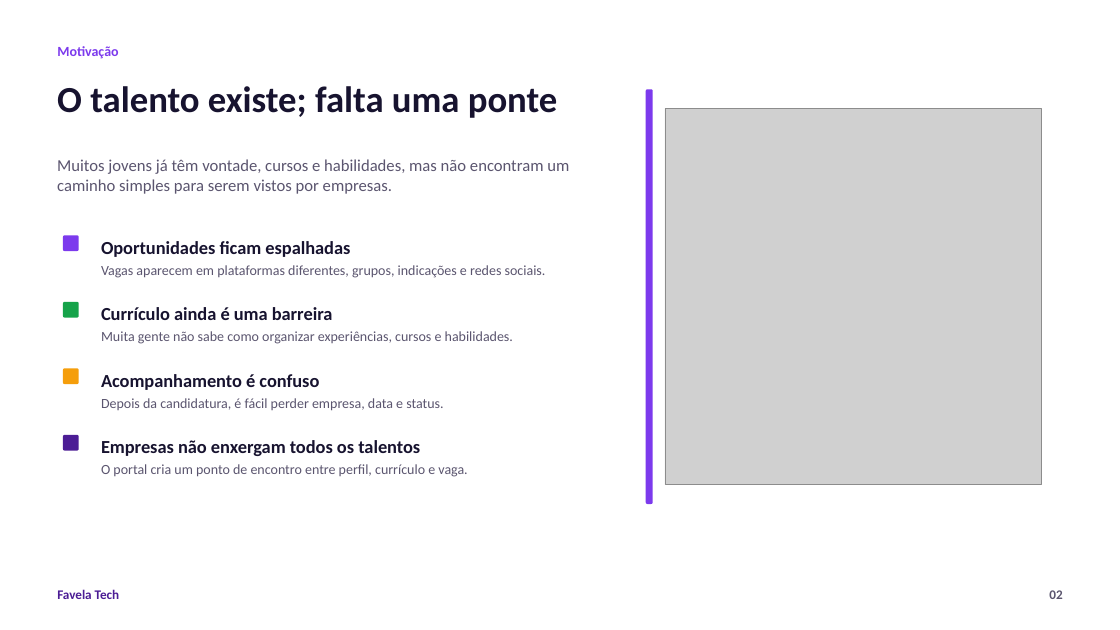
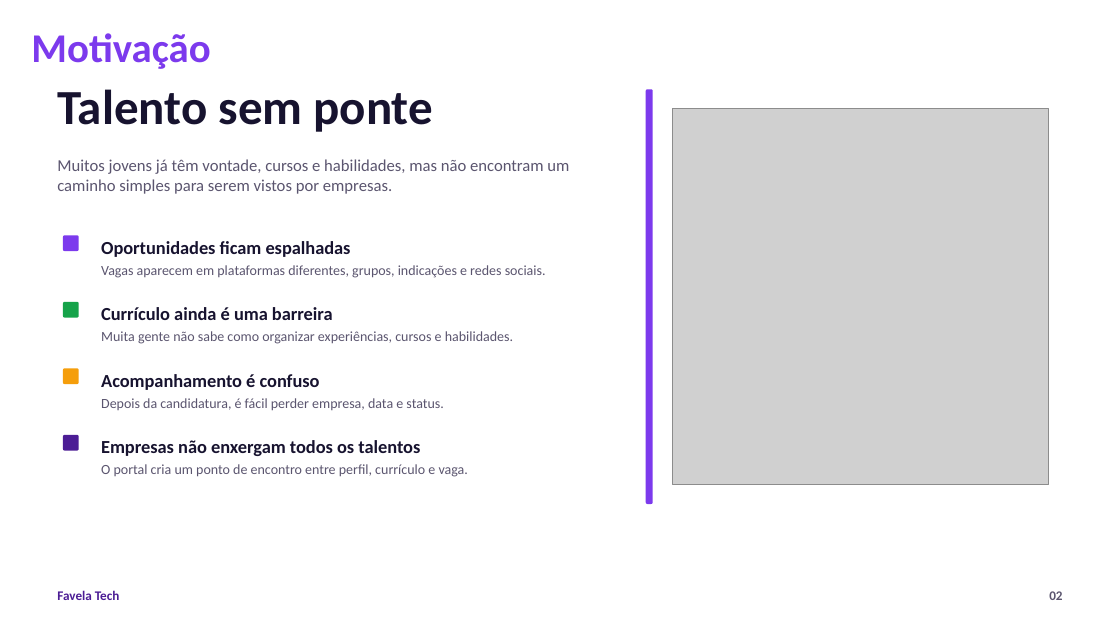
Before and after one commit to victor-hugor-log/Projeto-Final, a slide deck: slide 2 of pitch/favela-tech-apresentacao.pptx. Drawn at 1120x630 pixels with LibreOffice and Linux fonts; fonts in the diff are those of the drawing; grey boxes stand for pictures. Boxes give left, top, right and bottom in pixels: in the first picture for what was removed or moved away, otherwise in the second. Text is boxed around its words. In the diff, an @@ line names an element or a change of style, - is before the commit and + after.

```diff
--- a/pitch/favela-tech-apresentacao.pptx
+++ b/pitch/favela-tech-apresentacao.pptx
@@ text "Motivação": place and size @@
-text "Motivação" at <box>57,46,118,59</box>
+text "Motivação" at <box>31,33,210,69</box>
@@ text "Motivação" at <box>31,33,210,69</box>: size 12 to 35 pt @@
@@ text at <box>57,89,433,132</box>: text changed; size 31.5 to 42 pt @@
-O talento existe; falta uma ponte
+Talento sem ponte
@@ picture: place and size @@
-picture at <box>665,108,1042,485</box>
+picture at <box>673,108,1049,485</box>
```
Also in this commit, not shown: 6 other slides changed, 2 slides added, 5 slides removed, 17 other files.
